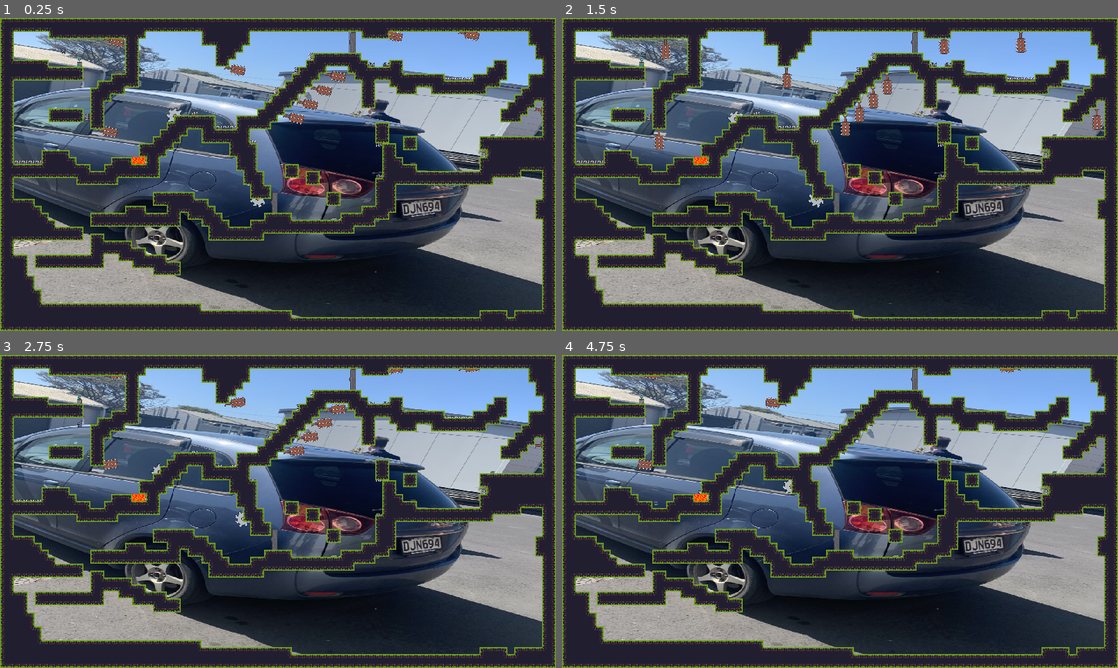
Above: before the commit, frames 1-4 (two rows, left to right).
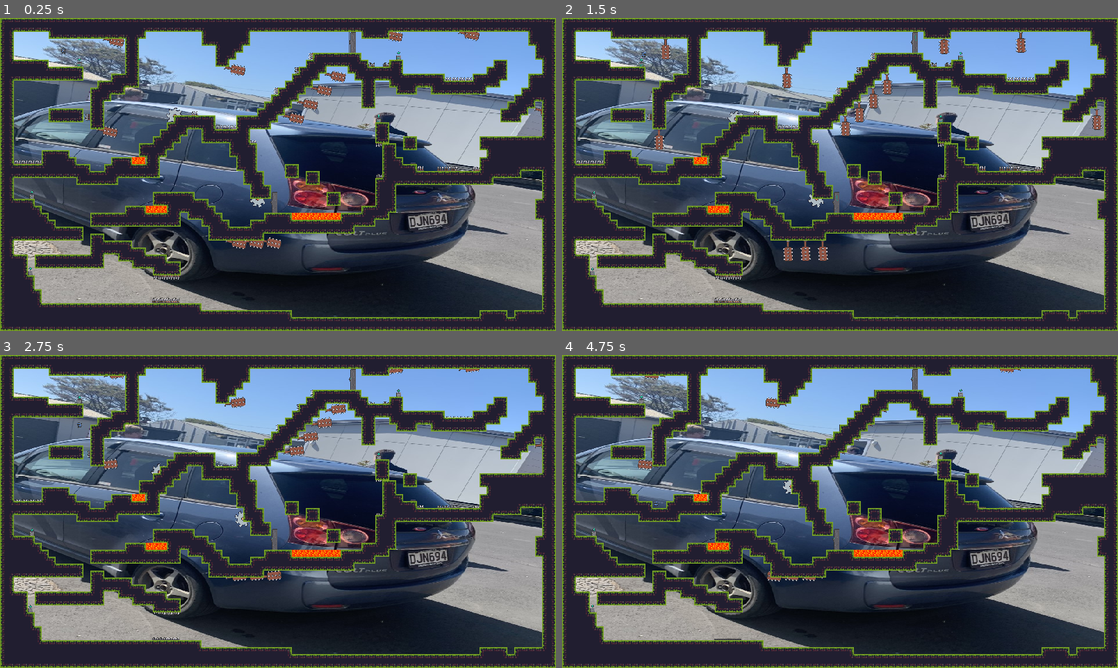
Above: after the commit, the same moments.

Repository: SuggG2/Platformer
Game: Godot game, scene res://World.tscn
Two runs of this game, one before a commit and one after it. Both use one fixed random seed, a clock stepped at 60 frames per second and the inputs below.
Inputs:
- Up to frame 1 (0.25 s): no input
- Up to frame 2 (1.5 s): hold D (right) from 0.53 s (still down); tap Z (zoom) at 0.6, 1.35 s; tap Space (jump) at 0.77 s
- Up to frame 3 (2.75 s): tap Space (jump) at 1.52 s; release D (right) at 2.03 s; hold A (left) from 2.03 s (still down); tap Z (zoom) at 2.1 s
- Up to frame 4 (4.75 s): release A (left) at 2.78 s; hold D (right) 2.78-4.28 s; tap Z (zoom) at 2.85, 3.6, 4.35 s; tap Space (jump) at 3.02, 3.77, 4.52 s; hold A (left) from 4.28 s (still down)

The runs differ from the first frame. In frame 1, 24% of the frame differs, in the area x 2-98%, y 5-96%; in frame 2, 24%; in frame 3, 24%; in frame 4, 24%.

Commit message:
adding traps

Diff:
--- a/World.tscn
+++ b/World.tscn
@@ -251,7 +251,7 @@
 script = ExtResource( 13 )
 
 [node name="Sprite" type="Sprite" parent="."]
-position = Vector2( 647.875, 442.722 )
+position = Vector2( 663, 472 )
 scale = Vector2( 1.33776, 0.691059 )
 texture = ExtResource( 7 )
 
@@ -280,12 +280,64 @@
 position = Vector2( 536, 251 )
 rotation = -3.13349
 
+[node name="Spike Trap22" parent="Spike Traps" instance=ExtResource( 3 )]
+position = Vector2( 389, 648 )
+rotation = -3.13349
+
+[node name="Spike Trap28" parent="Spike Traps" instance=ExtResource( 3 )]
+position = Vector2( 374, 648 )
+rotation = -3.13349
+
+[node name="Spike Trap29" parent="Spike Traps" instance=ExtResource( 3 )]
+position = Vector2( 358, 648 )
+rotation = -3.13349
+
+[node name="Spike Trap23" parent="Spike Traps" instance=ExtResource( 3 )]
+position = Vector2( 405, 648 )
+rotation = -3.13349
+
+[node name="Spike Trap24" parent="Spike Traps" instance=ExtResource( 3 )]
+position = Vector2( 406, 598 )
+rotation = 0.00718784
+
+[node name="Spike Trap25" parent="Spike Traps" instance=ExtResource( 3 )]
+position = Vector2( 390, 598 )
+rotation = 0.00718784
+
+[node name="Spike Trap26" parent="Spike Traps" instance=ExtResource( 3 )]
+position = Vector2( 374, 598 )
+rotation = 0.00718784
+
+[node name="Spike Trap27" parent="Spike Traps" instance=ExtResource( 3 )]
+position = Vector2( 361, 597 )
+rotation = 0.00718784
+
 [node name="Spike Trap9" parent="Spike Traps" instance=ExtResource( 3 )]
 position = Vector2( 582, 285 )
 rotation = -3.13349
 
 [node name="Spike Trap19" parent="Spike Traps" instance=ExtResource( 3 )]
 position = Vector2( 873, 363 )
+rotation = -3.13349
+
+[node name="Spike Trap30" parent="Spike Traps" instance=ExtResource( 3 )]
+position = Vector2( 968, 344 )
+rotation = -3.13349
+
+[node name="Spike Trap31" parent="Spike Traps" instance=ExtResource( 3 )]
+position = Vector2( 1014, 345 )
+rotation = -3.13349
+
+[node name="Spike Trap32" parent="Spike Traps" instance=ExtResource( 3 )]
+position = Vector2( 1030, 345 )
+rotation = -3.13349
+
+[node name="Spike Trap34" parent="Spike Traps" instance=ExtResource( 3 )]
+position = Vector2( 1046, 345 )
+rotation = -3.13349
+
+[node name="Spike Trap33" parent="Spike Traps" instance=ExtResource( 3 )]
+position = Vector2( 1096, 346 )
 rotation = -3.13349
 
 [node name="Spike Trap21" parent="Spike Traps" instance=ExtResource( 3 )]
@@ -361,6 +413,15 @@
 
 [node name="SwingingTrap9" parent="Swing Traps" instance=ExtResource( 4 )]
 position = Vector2( 716, 160 )
+
+[node name="SwingingTrap12" parent="Swing Traps" instance=ExtResource( 4 )]
+position = Vector2( 600, 511 )
+
+[node name="SwingingTrap13" parent="Swing Traps" instance=ExtResource( 4 )]
+position = Vector2( 560, 511 )
+
+[node name="SwingingTrap14" parent="Swing Traps" instance=ExtResource( 4 )]
+position = Vector2( 520, 512 )
 
 [node name="SwingingTrap10" parent="Swing Traps" instance=ExtResource( 4 )]
 position = Vector2( 684, 192 )
@@ -443,6 +504,42 @@
 [node name="Lava3" parent="Lava" instance=ExtResource( 14 )]
 position = Vector2( 327, 328 )
 
+[node name="Lava4" parent="Lava" instance=ExtResource( 14 )]
+position = Vector2( 344, 440 )
+
+[node name="Lava8" parent="Lava" instance=ExtResource( 14 )]
+position = Vector2( 776, 456 )
+
+[node name="Lava9" parent="Lava" instance=ExtResource( 14 )]
+position = Vector2( 762, 456 )
+
+[node name="Lava10" parent="Lava" instance=ExtResource( 14 )]
+position = Vector2( 750, 456 )
+
+[node name="Lava11" parent="Lava" instance=ExtResource( 14 )]
+position = Vector2( 735, 456 )
+
+[node name="Lava12" parent="Lava" instance=ExtResource( 14 )]
+position = Vector2( 720, 456 )
+
+[node name="Lava13" parent="Lava" instance=ExtResource( 14 )]
+position = Vector2( 707, 456 )
+
+[node name="Lava14" parent="Lava" instance=ExtResource( 14 )]
+position = Vector2( 692, 456 )
+
+[node name="Lava15" parent="Lava" instance=ExtResource( 14 )]
+position = Vector2( 680, 456 )
+
+[node name="Lava5" parent="Lava" instance=ExtResource( 14 )]
+position = Vector2( 359, 440 )
+
+[node name="Lava6" parent="Lava" instance=ExtResource( 14 )]
+position = Vector2( 375, 440 )
+
+[node name="Lava7" parent="Lava" instance=ExtResource( 14 )]
+position = Vector2( 377, 440 )
+
 [node name="Lava2" parent="Lava" instance=ExtResource( 14 )]
 position = Vector2( 311, 328 )
 
@@ -450,6 +547,18 @@
 
 [node name="SavePoint" parent="Savepoint" instance=ExtResource( 12 )]
 position = Vector2( 183, 102 )
+
+[node name="SavePoint2" parent="Savepoint" instance=ExtResource( 12 )]
+position = Vector2( 918, 87 )
+
+[node name="SavePoint3" parent="Savepoint" instance=ExtResource( 12 )]
+position = Vector2( 872, 232 )
+
+[node name="SavePoint4" parent="Savepoint" instance=ExtResource( 12 )]
+position = Vector2( 74, 407 )
+
+[node name="SavePoint5" parent="Savepoint" instance=ExtResource( 12 )]
+position = Vector2( 70, 583 )
 
 [node name="TileMap" type="TileMap" parent="."]
 tile_set = SubResource( 20 )
